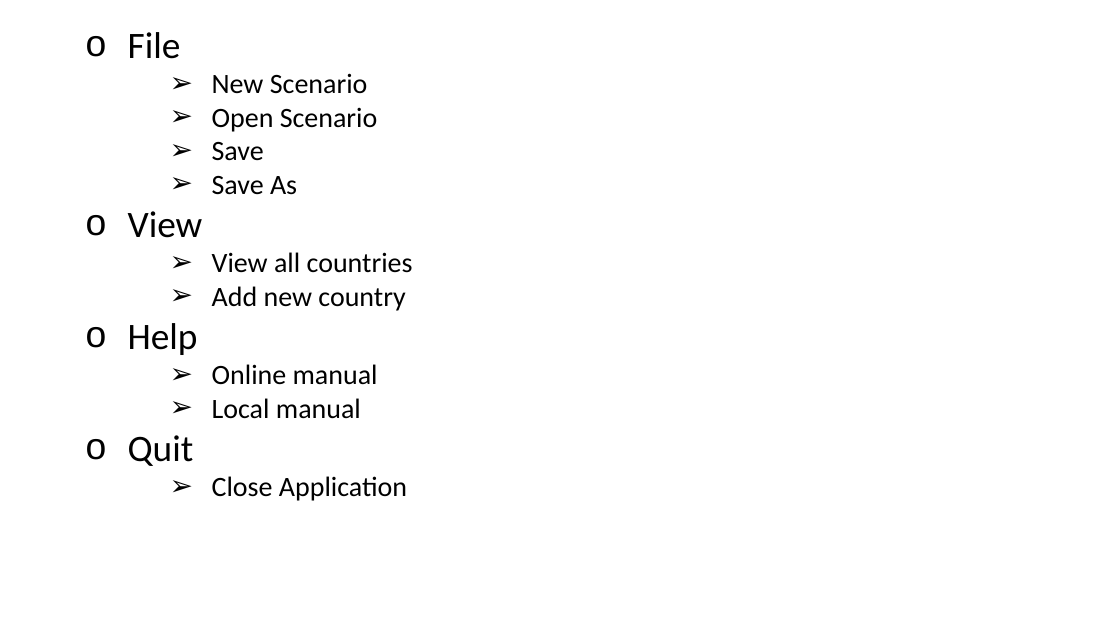
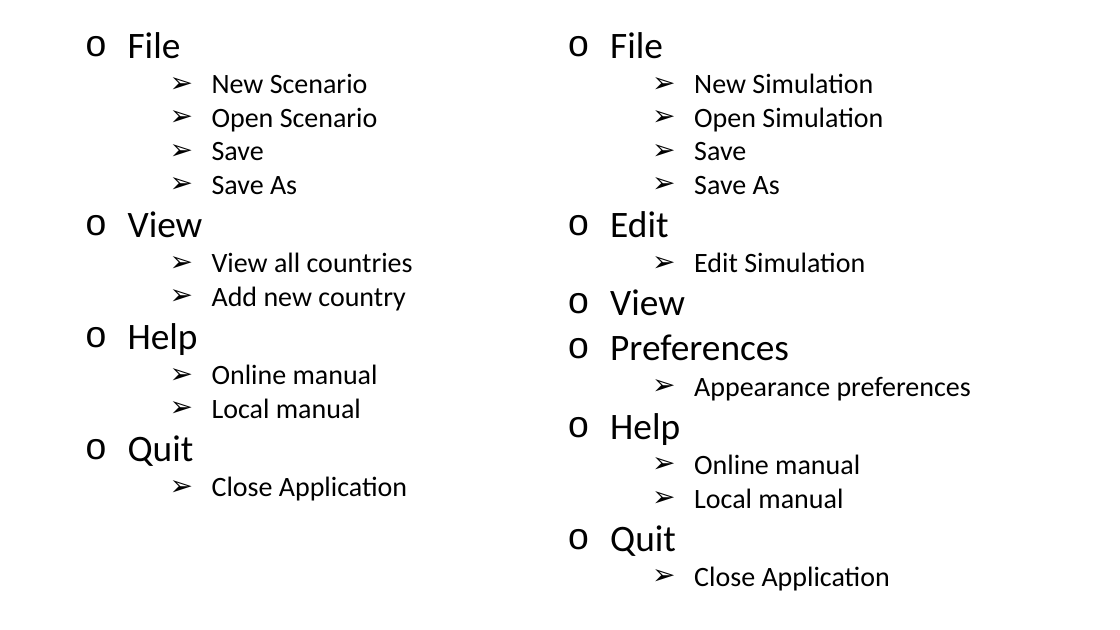
Before and after one commit to Czar-Ec/ZEUS, a slide deck: slide 2 of Documentation/diagrams.pptx. Drawn at 1120x630 pixels with LibreOffice and Linux fonts; fonts in the diff are those of the drawing. Boxes give left, top, right and bottom in pixels: in the first picture for what was removed or moved away, otherwise in the second. Text is boxed around its words. In the diff, an @@ line names an element or a change of style, - is before the commit and + after.

```diff
--- a/Documentation/diagrams.pptx
+++ b/Documentation/diagrams.pptx
@@ text added at (610,32,971,591), 24 pt, text #000000 @@
+o File
+    ➢ New Simulation
+    ➢ Open Simulation
+    ➢ Save
+    ➢ Save As
+o Edit
+    ➢ Edit Simulation
+o View
+o Preferences
+    ➢ Appearance preferences
+o Help
+    ➢ Online manual
+    ➢ Local manual
+o Quit
+    ➢ Close Application
```
Also in this commit, not shown: 2 other files.
